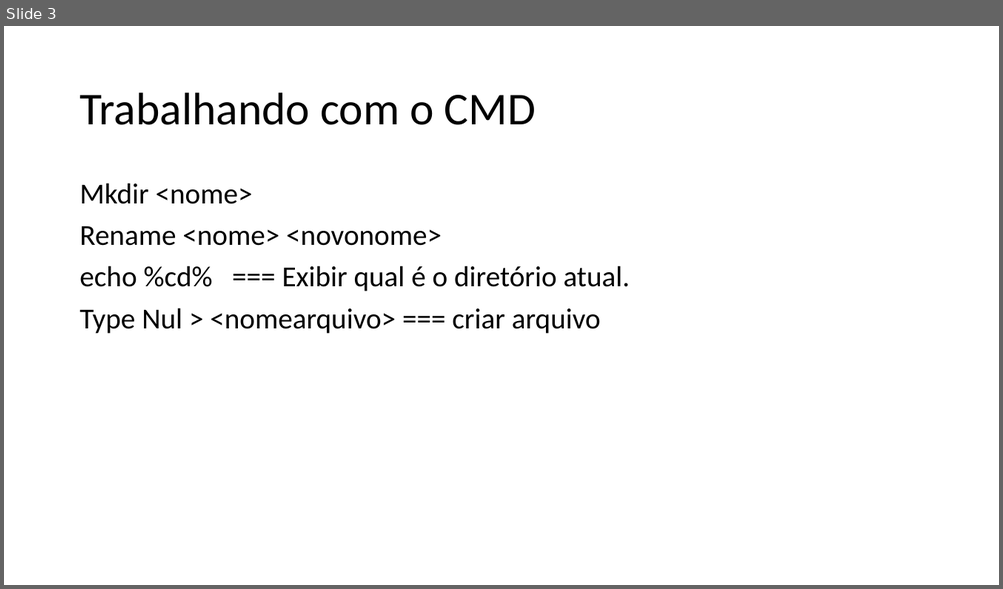
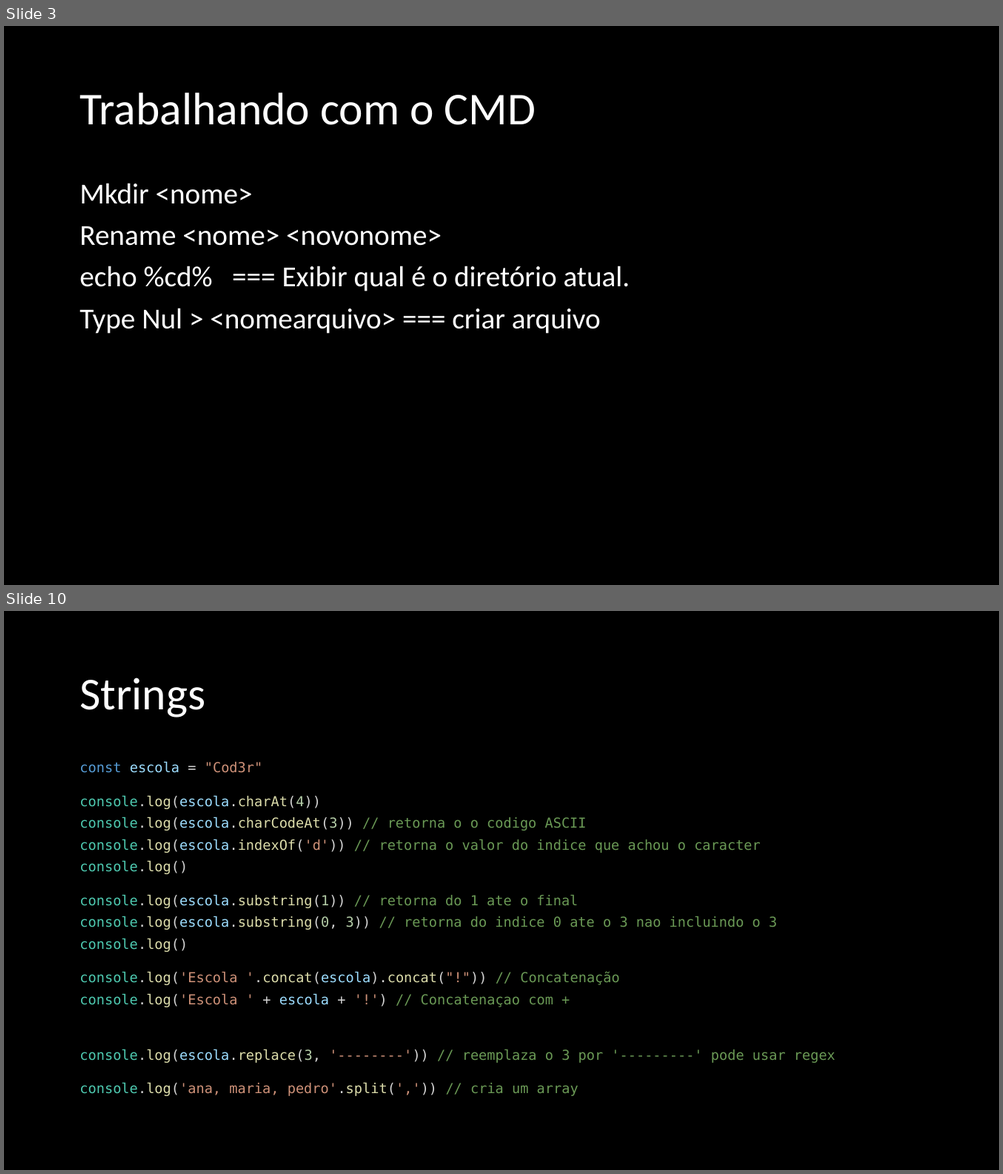
Before and after one commit to cesarfois/Curso_Udemy_Web_JS_COD3R, a slide deck: COD3R.pptx. Shown one above the other, each under a label of ours: slide 3 before the commit, slides 3 and 10 after it; the slides between them are not shown. The pictures are 1003x589 and 1003x1174 pixels, drawn with LibreOffice and Linux fonts; fonts in the diff are those of the drawing. Boxes give left, top, right and bottom in pixels: in the first picture for what was removed or moved away, otherwise in the second. Text is boxed around its words. In the diff, an @@ line names an element or a change of style, - is before the commit and + after.

```diff
--- a/COD3R.pptx
+++ b/COD3R.pptx
@@ slide 10 added at box(4, 611, 999, 1170), background #000000 @@
@@ title added at box(79, 678, 205, 718), 44 pt, text #FFFFFF @@
+Strings
@@ text added at box(79, 762, 835, 1096), 13.3 pt, text #6A9955 @@
+const escola = "Cod3r"
+console.log(escola.charAt(4))
+console.log(escola.charCodeAt(3)) // retorna o o codigo ASCII
+console.log(escola.indexOf('d')) // retorna o valor do indice que achou o caracter
+console.log()
+console.log(escola.substring(1)) // retorna do 1 ate o final
+console.log(escola.substring(0, 3)) // retorna do indice 0 ate o 3 nao incluindo o 3
+console.log()
+console.log('Escola '.concat(escola).concat("!")) // Concatenação
+console.log('Escola ' + escola + '!') // Concatenaçao com +
+console.log(escola.replace(3, '--------')) // reemplaza o 3 por '---------' pode usar regex
+console.log('ana, maria, pedro'.split(',')) // cria um array
@@ slide 3 changed as well @@
@@ background #FFFFFF to #000000 @@
@@ title "Trabalhando com o CMD" at box(79, 93, 535, 125): text colour #000000 to #FFFFFF @@
@@ text "Mkdir <nome>" at box(79, 183, 630, 334): text colour #000000 to #FFFFFF @@
```
Also in this commit, not shown: 2 other slides changed, 23 other slides added, 37 other files.
